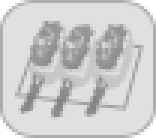
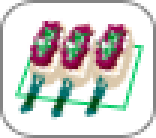
Comparing the layer stacks of the two 156 x 138 images. Changes:
pixels changed over [0, 0, 156, 138] (layer not identified)
